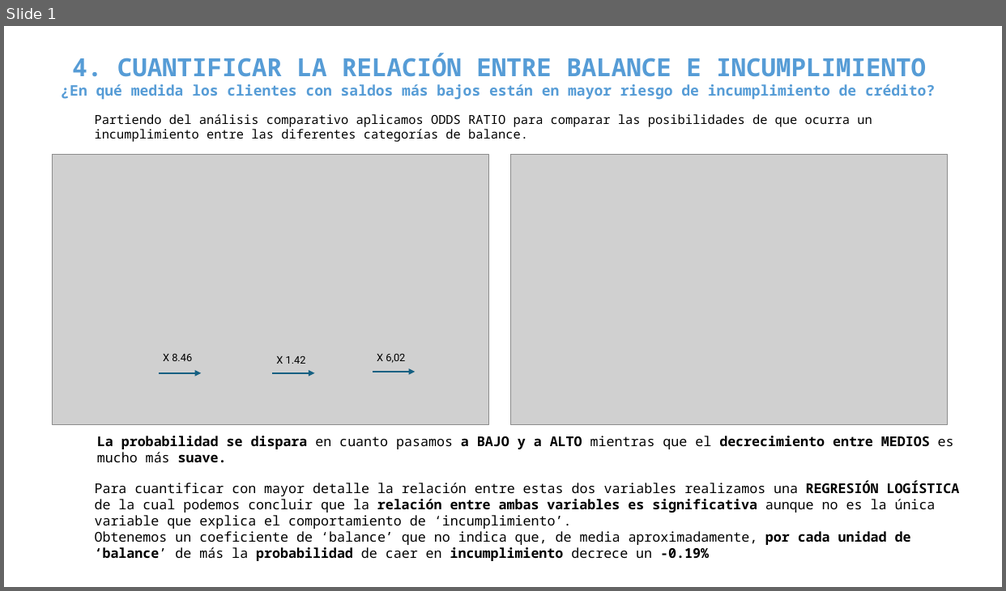
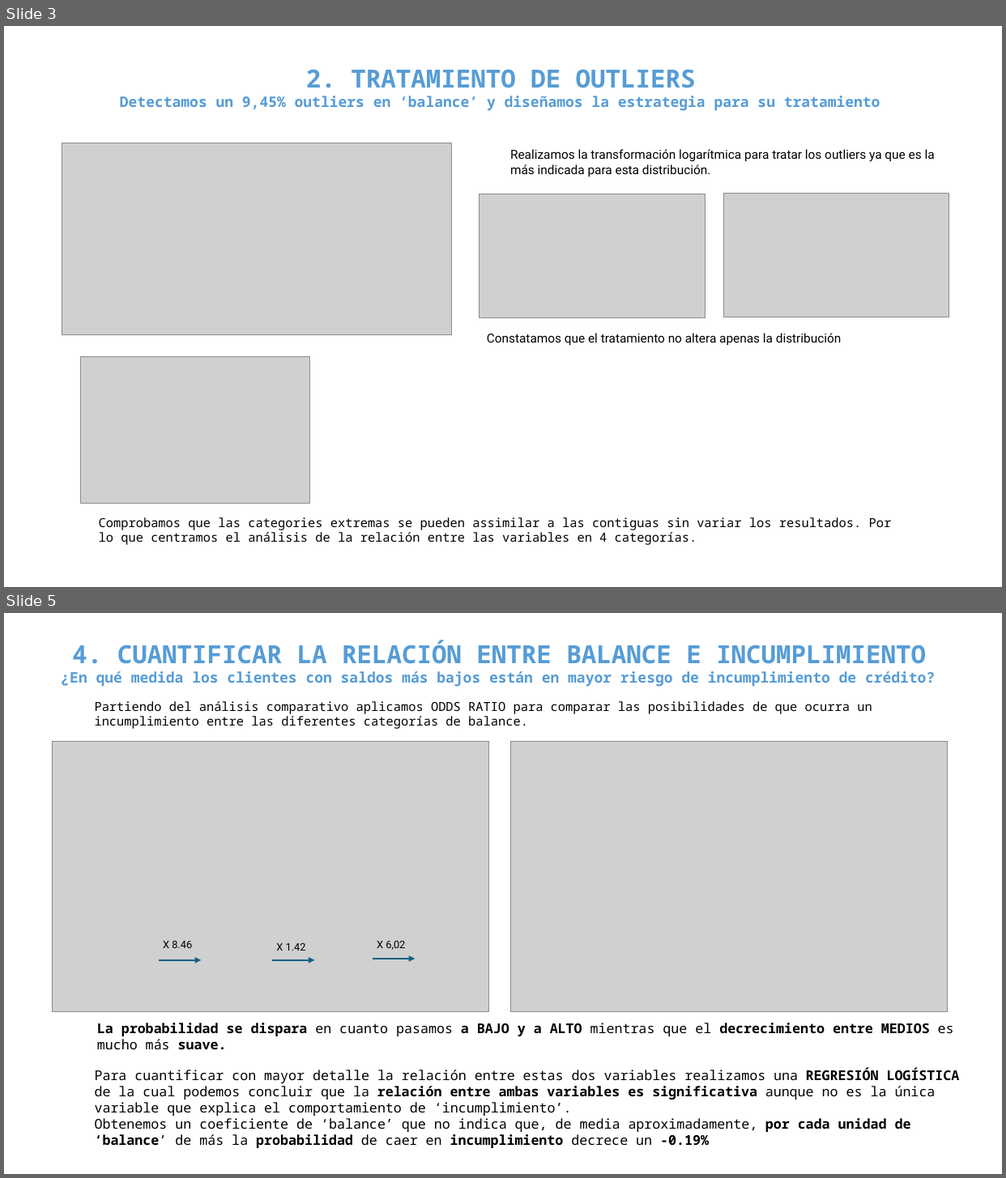
Before and after one commit to MarinaTorba/PersonalDataProrjects, a slide deck: Equip_B/results/ppt sprint1 FINANCES.pptx. Shown one above the other, each under a label of ours: slide 1 before the commit, slides 3 and 5 after it; the slides between them are not shown. The pictures are 1006x591 and 1006x1178 pixels, drawn with LibreOffice and Linux fonts; fonts in the diff are those of the drawing; grey boxes stand for pictures. Boxes give left, top, right and bottom in pixels: in the first picture for what was removed or moved away, otherwise in the second. Text is boxed around its words. In the diff, an @@ line names an element or a change of style, - is before the commit and + after.

```diff
--- a/Equip_B/results/ppt sprint1 FINANCES.pptx
+++ b/Equip_B/results/ppt sprint1 FINANCES.pptx
@@ slide 3 added at box(4, 26, 1002, 587), background #FFFFFF @@
@@ text added at box(120, 69, 880, 111), 14 pt, text #569CD6, bold @@
+2. TRATAMIENTO DE OUTLIERS
+Detectamos un 9,45% outliers en ‘balance’ y diseñamos la estrategia para su tratamiento
@@ picture added at box(62, 143, 453, 336) @@
@@ text added at box(510, 149, 935, 177), 12 pt, text #000000 @@
+Realizamos la transformación logarítmica para tratar los outliers ya que es la más indicada para esta distribución.
@@ picture added at box(479, 194, 705, 318) @@
@@ picture added at box(723, 194, 949, 318) @@
@@ text added at box(487, 333, 841, 345), 12 pt, text #000000 @@
+Constatamos que el tratamiento no altera apenas la distribución
@@ picture added at box(80, 357, 310, 505) @@
@@ text added at box(99, 518, 892, 545), 12 pt, text #000000 @@
+Comprobamos que las categories extremas se pueden assimilar a las contiguas sin variar los resultados. Por lo que centramos el análisis de la relación entre las variables en 4 categorías.
@@ what was slide 1 is now slide 5 @@
```
Also in this commit, not shown: 4 other slides added.
